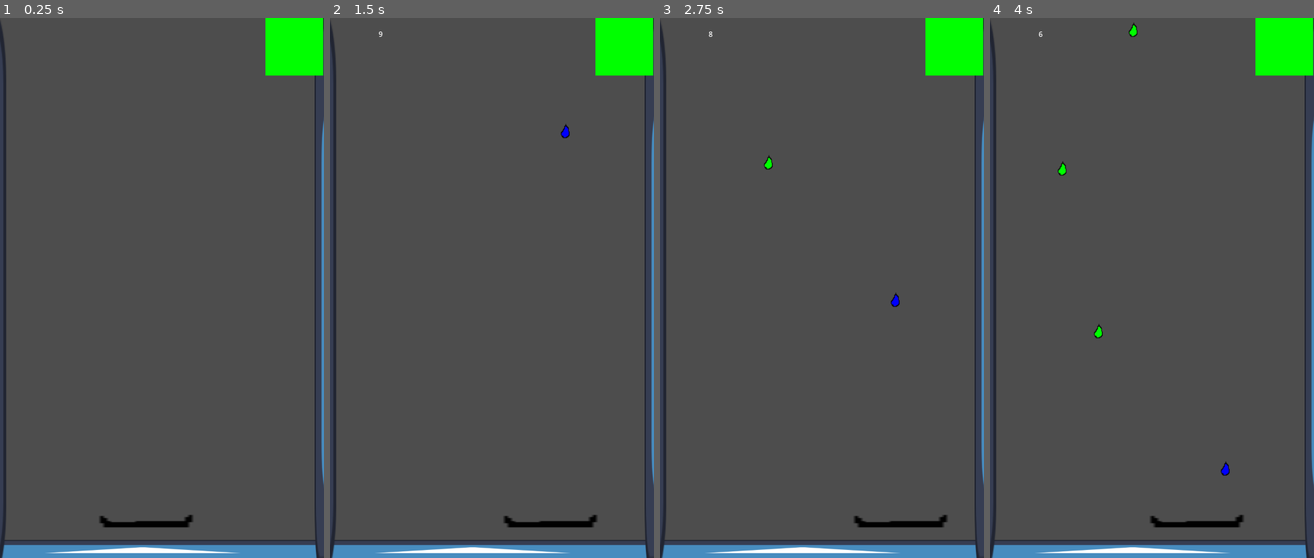
Above: before the commit, frames 1-4 (left to right).
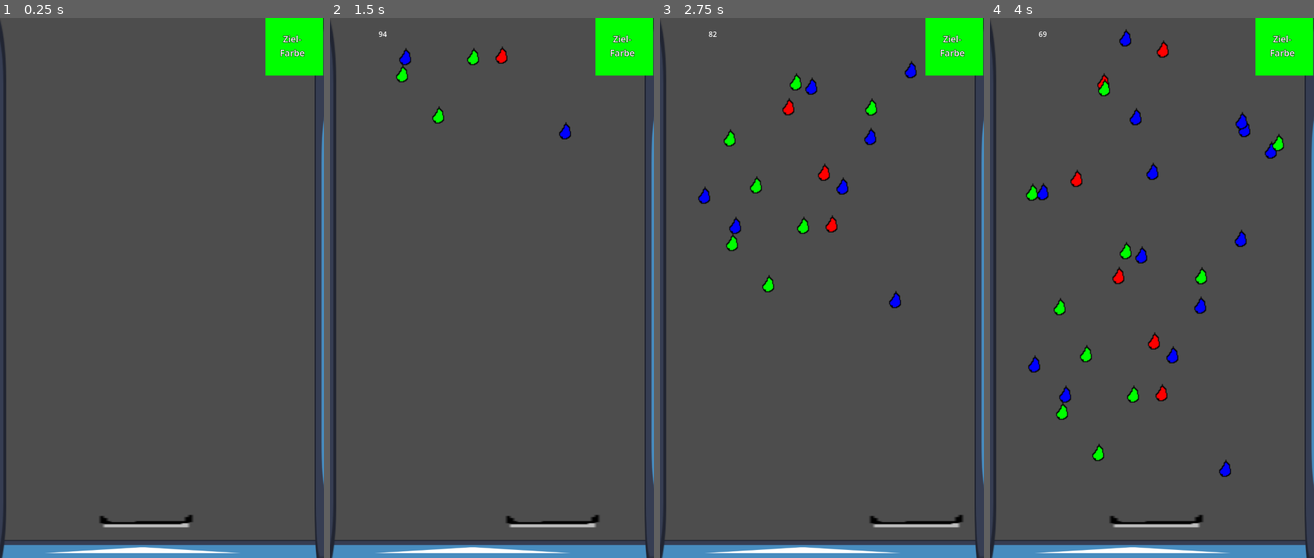
Above: after the commit, the same moments.

Repository: Gellardo/gamejam-farbe-bekennen
Game: Godot game, scene res://game.tscn
Two runs of this game, one before a commit and one after it. Both use one fixed random seed, a clock stepped at 60 frames per second and the inputs below. The engine's default icon, where the game draws it, is replaced by a stand-in: a white triangle on a blue panel in a dark square.
Inputs:
- Up to frame 1 (0.25 s): no input
- Up to frame 2 (1.5 s): tap Enter at 0.5 s; hold Right (right) 0.53-1.28 s; hold Left (left) from 1.28 s (still down)
- Up to frame 3 (2.75 s): release Left (left) at 2.03 s; hold Right (right) from 2.03 s (still down)
- Up to frame 4 (4 s): release Right (right) at 3.53 s; hold Left (left) from 3.53 s (still down)

The runs differ from the first frame. In frame 1, 0.3% of the frame differs, in the area x 31-95%, y 3-95%; in frame 2, 0.9%; in frame 3, 1.9%; in frame 4, 3.1%, in the area x 11-95%, y 0-95%.

Commit message:
Allow larger drops, some animation for final popover and faster spawning

Diff:
--- a/game.tscn
+++ b/game.tscn
@@ -15,6 +15,11 @@
 
 [sub_resource type="RectangleShape2D" id="RectangleShape2D_7jktm"]
 size = Vector2(100, 1249)
+
+[sub_resource type="LabelSettings" id="LabelSettings_6lhik"]
+font_size = 20
+outline_size = 3
+outline_color = Color(0, 0, 0, 1)
 
 [node name="Game" type="Node2D" unique_id=1182312967]
 script = ExtResource("1_fc0e3")
@@ -75,6 +80,17 @@
 offset_bottom = 128.0
 grow_horizontal = 0
 
+[node name="Label" type="Label" parent="HUD/TargetColor" unique_id=818453112]
+layout_mode = 0
+offset_left = 24.0
+offset_top = 32.0
+offset_right = 96.0
+offset_bottom = 69.0
+text = "Ziel-
+Farbe"
+label_settings = SubResource("LabelSettings_6lhik")
+horizontal_alignment = 1
+
 [node name="GameOverPopup" type="ColorRect" parent="HUD" unique_id=119195358]
 process_mode = 2
 visible = false
@@ -83,15 +99,27 @@
 anchor_bottom = 1.0
 grow_horizontal = 2
 grow_vertical = 2
-color = Color(0, 0, 0, 0.8)
+color = Color(0, 0, 0, 0.93333334)
 
 [node name="VBoxContainer" type="VBoxContainer" parent="HUD/GameOverPopup" unique_id=1343402645]
 layout_mode = 0
-offset_left = 200.0
-offset_top = 239.0
-offset_right = 553.0
-offset_bottom = 763.0
+offset_left = 199.0
+offset_top = 240.0
+offset_right = 552.0
+offset_bottom = 764.0
 alignment = 1
+
+[node name="HBoxContainer" type="HBoxContainer" parent="HUD/GameOverPopup/VBoxContainer" unique_id=930218652]
+layout_mode = 2
+alignment = 1
+
+[node name="ColorRect" type="ColorRect" parent="HUD/GameOverPopup/VBoxContainer/HBoxContainer" unique_id=726483885]
+custom_minimum_size = Vector2(100, 100)
+layout_mode = 2
+
+[node name="ColorRect2" type="ColorRect" parent="HUD/GameOverPopup/VBoxContainer/HBoxContainer" unique_id=1821771718]
+custom_minimum_size = Vector2(100, 100)
+layout_mode = 2
 
 [node name="ResultLabel" type="Label" parent="HUD/GameOverPopup/VBoxContainer" unique_id=743697189]
 layout_mode = 2
--- a/project.godot
+++ b/project.godot
@@ -23,7 +23,7 @@
 
 window/size/viewport_width=720
 window/size/viewport_height=1200
-window/stretch/mode="viewport"
+window/stretch/mode="canvas_items"
 window/stretch/scale_mode="integer"
 window/handheld/orientation=1
 
--- a/round_manager.gd
+++ b/round_manager.gd
@@ -17,15 +17,15 @@
     trigger_game_end()
 
 func start_new_round():
-    spawner.water = 10
+    spawner.init(100, 10)
     target.color = Color.GREEN
 
 func trigger_game_end():
     var target_color = target.color
     var player_color = player.current_color
+    popup.visible = true
     evaluate_round(player_color, target_color, result_label)
     get_tree().paused = true
-    popup.visible = true
 
     # Animate popup open
     popup.modulate.a = 0
@@ -56,6 +56,19 @@
     # 3. Calculate normalized accuracy (1.0 = perfect match, 0.0 = completely opposite)
     var accuracy = clampf(1.0 - (dist / MAX_RGB_DIST), 0.0, 1.0)
 
+    # alternative hsv calc
+    var hue_diff = absf(player_color.h - target_color.h)
+    if hue_diff > 0.5:
+        hue_diff = 1.0 - hue_diff
+    var hue_score = 1.0 - (hue_diff / 0.5) # 1.0 = same hue, 0.0 = opposite hue
+    # Saturation & Value differences (0.0 to 1.0)
+    var sat_score = 1.0 - absf(player_color.s - target_color.s)
+    var val_score = 1.0 - absf(player_color.v - target_color.v)
+    # Weight them: 60% Hue, 20% Saturation, 20% Brightness
+    var hsv_score = (hue_score * 0.6) + (sat_score * 0.2) + (val_score * 0.2)
+    print(hsv_score)
+    accuracy = hsv_score
+
     # 4. Map accuracy to points (e.g. 0 to 1000 points)
     var points = int(accuracy * 1000)
 
@@ -78,9 +91,13 @@
     }
 
 # When round ends, or player reaches the goal gate:
-func evaluate_round(player_color: Color, target_color: Color, result_label: Label) -> void:
+func evaluate_round(player_color: Color, target_color: Color, label: Label) -> void:
     var result = calculate_color_score(player_color, target_color)
-    result_label.text = """
+    $HUD/GameOverPopup/VBoxContainer/HBoxContainer/ColorRect.color = player_color
+    $HUD/GameOverPopup/VBoxContainer/HBoxContainer/ColorRect2.color = target_color
+    await get_tree().process_frame
+    fly_color_rect($HUD/TargetColor, $HUD/GameOverPopup/VBoxContainer/HBoxContainer/ColorRect2)
+    label.text = """
     --- ROUND OVER ---
     Accuracy: {accuracy_pct}%
     Score: {points}
@@ -99,3 +116,28 @@
 
     # Normalized perceptual distance
     return sqrt(r_diff * r_diff + g_diff * g_diff + b_diff * b_diff)
+
+func fly_color_rect(from: ColorRect, to: ColorRect):
+#func fly_color_to_target(from_global_pos: Vector2, target_rect: ColorRect, fly_color: Color, duration: float = 0.4) -> void:
+    #to.visible = false
+    to.color= Color.TRANSPARENT
+
+    var duration = 0.4
+    var dummy = ColorRect.new()
+    dummy.color = from.color
+    dummy.size = from.size
+    dummy.global_position = from.global_position
+    $HUD/GameOverPopup.add_child(dummy)
+
+    # 4. Create parallel tween
+    var tween = create_tween().set_parallel(true)
+    tween.set_pause_mode(Tween.TWEEN_PAUSE_PROCESS)
+    tween.set_trans(Tween.TRANS_LINEAR)
+    tween.set_ease(Tween.EASE_IN_OUT)
+    tween.tween_property(dummy, "global_position", to.global_position, duration)
+    tween.tween_property(dummy, "size", to.size, duration)
+
+    # 5. Clean up automatically on completion
+    # Re-enable sequential chaining so callback fires after animations complete
+    tween.chain().tween_callback(dummy.queue_free)
+    tween.tween_callback(func(): to.color = from.color)
--- a/scripts/cloud.gd
+++ b/scripts/cloud.gd
@@ -5,10 +5,15 @@
 @onready var col_shape: CollisionShape2D = $CollisionShape2D
 @onready var label: Label = $CollisionShape2D/Label
 @onready var projectiles: Node = $projectiles
+@onready var timer : Timer = $Timer
 
 const palette = [Color.RED, Color.GREEN, Color.BLUE]
 
 signal all_drops_finished
+
+func init(init_water:int, time: int) -> void:
+    water = init_water
+    timer.wait_time = 1.0 * time / water
 
 func still_wet() -> bool:
     return water > 0 or projectiles.get_child_count() > 0
@@ -29,7 +34,7 @@
     # Instantiate and add to scene
     var bullet = projectile_scene.instantiate()
     bullet.global_position = spawn_pos
-    bullet.setup(Vector2.DOWN, palette.pick_random())
+    bullet.setup(Vector2.DOWN, palette.pick_random(), 2)
 
     #get_tree().current_scene.add_child(bullet)
     projectiles.add_child(bullet)
@@ -37,16 +42,6 @@
     label.text = str(water)
     return true
 
-# Called when the node enters the scene tree for the first time.
-func _ready() -> void:
-    pass # Replace with function body.
-
-
-# Called every frame. 'delta' is the elapsed time since the previous frame.
-func _process(delta: float) -> void:
-    pass
-
-
 func _on_timer_timeout() -> void:
     if still_wet():
         tropf()
--- a/scripts/global_hotkeys.gd
+++ b/scripts/global_hotkeys.gd
@@ -1,14 +1,10 @@
 extends Node
 
-func _read() -> void:
-    process_mode = Node.PROCESS_MODE_ALWAYS
-
-func _input(event: InputEvent) -> void:
+func _unhandled_key_input(event: InputEvent) -> void:
     if event.is_action_pressed("exit"):
         get_tree().quit()
         get_viewport().set_input_as_handled()
     if event.is_action_pressed("reset"):
-        print("hi")
         get_tree().paused = false
         get_tree().current_scene.reset()
         get_viewport().set_input_as_handled()
--- a/scripts/player.gd
+++ b/scripts/player.gd
@@ -1,9 +1,9 @@
 extends CharacterBody2D
 
 
-const SPEED = 300.0
+const SPEED = 500.0
 
-var current_color = Color.BLACK
+var current_color = Color.GRAY
 
 func collect(color: Color):
     current_color = current_color.lerp(color, 0.25)
--- a/scripts/tropfen.gd
+++ b/scripts/tropfen.gd
@@ -3,21 +3,35 @@
 @export var speed: float = 300.0
 var direction: Vector2 = Vector2.DOWN
 var color: Color = Color.RED
+var size: int = 1
 
 @onready var sprite: Sprite2D = $Sprite2D
+@onready var collision: CollisionShape2D = $CollisionShape2D
 
 func _ready() -> void:
     # Connect signals (or connect them via the Node dock)
     body_entered.connect(_on_body_entered)
     sprite.modulate = color
+    _resize(size)
 
 # Clean setup function to call right after instantiating
-func setup(init_direction: Vector2, init_color: Color) -> void:
+func setup(init_direction: Vector2, init_color: Color, init_size: int) -> void:
     direction = init_direction
     color = init_color
+    _resize(init_size)
+
     # If the projectile is already inside the tree, apply immediately
     if sprite:
         sprite.modulate = color
+
+func _resize(new_size):
+    size = new_size
+    if sprite:
+        sprite.scale = Vector2(size, size)
+        var capsule = collision.shape.duplicate() as CapsuleShape2D
+        capsule.radius *= 2
+        capsule.radius *= 2
+        collision.shape = capsule
 
 
 func _physics_process(delta: float) -> void:
